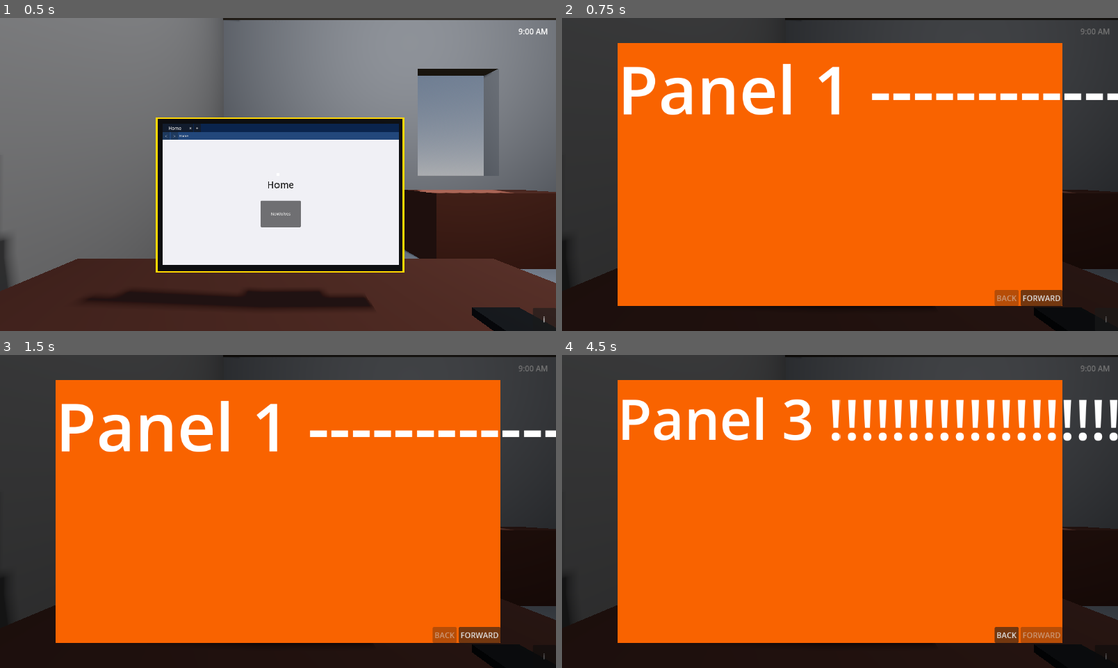
Above: before the commit, frames 1-4 (two rows, left to right).
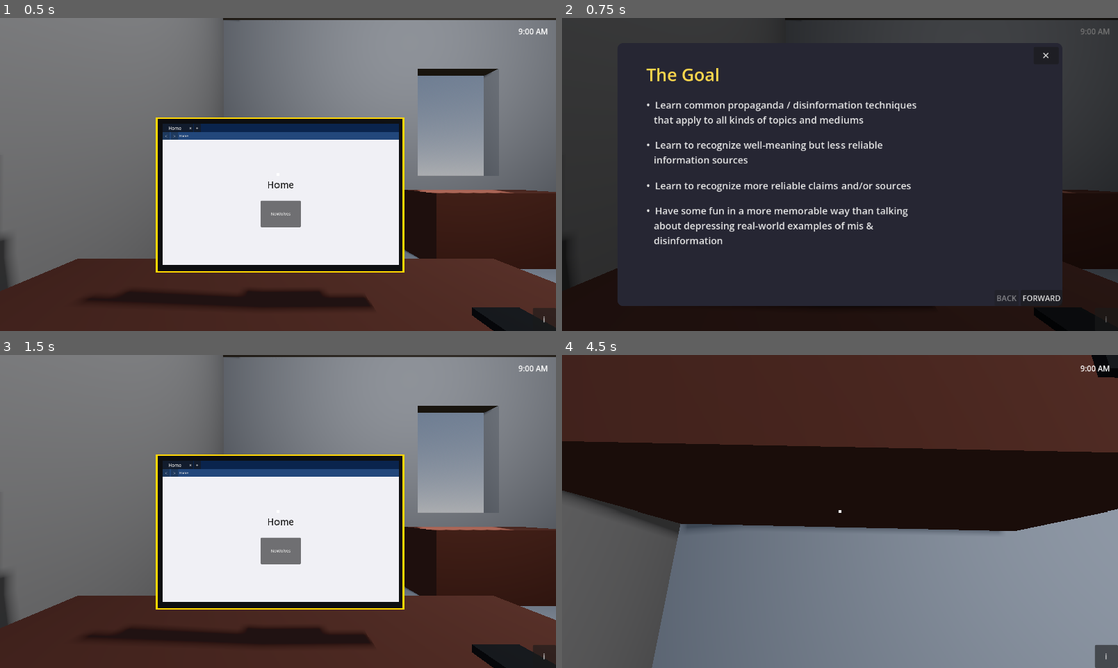
Above: after the commit, the same moments.

Repository: nickcyran/werewolf-on-campus
Game: Godot game, scene res://room/room.tscn
Same seed, same stepped clock (60 frames per second), same inputs: the game is played once before the commit and once after it.
Inputs (mouse positions are in pixels of both pictures, inside the frame that each line leads up to):
- Up to frame 1 (0.5 s): no input
- Up to frame 2 (0.75 s): click "i" at 0.5 s
- Up to frame 3 (1.5 s): click (483, 392) at 1.25 s, where only the run after the commit has a clickable "✕"
- Up to frame 4 (4.5 s): click (1040, 633) at 2 s, where only the run before the commit has a clickable "FORWARD"; click "i" at 2.75 s; click (1045, 392) at 3.5 s, where only the run after the commit has a clickable "✕"; click (1040, 633) at 4.25 s, where only the run before the commit has a clickable "FORWARD"

Frame 1 is identical in both runs. In frame 2, 67% of the frame differs, in the area x 10-100%, y 8-92%; in frame 3, 99%, in the area x 0-100%, y 0-100%; in frame 4, 98%.

Commit message:
added content to the info section

Diff:
--- a/browser/browser.tscn
+++ b/browser/browser.tscn
@@ -4,7 +4,7 @@
 [ext_resource type="PackedScene" uid="uid://cwpmhn0ngqhpn" path="res://sites/Browser_Home.tscn" id="2_vmb4q"]
 [ext_resource type="Theme" path="res://browser/browser_theme.tres" id="3_theme"]
 
-[node name="Browser" type="Control"]
+[node name="Browser" type="Control" unique_id=97724406]
 layout_mode = 3
 anchors_preset = 15
 anchor_right = 1.0
@@ -15,7 +15,7 @@
 script = ExtResource("1_vmb4q")
 home_page = ExtResource("2_vmb4q")
 
-[node name="BG" type="ColorRect" parent="."]
+[node name="BG" type="ColorRect" parent="." unique_id=1874740100]
 layout_mode = 1
 anchors_preset = 15
 anchor_right = 1.0
@@ -24,7 +24,7 @@
 grow_vertical = 2
 color = Color(0.503, 0.554, 0.579, 1)
 
-[node name="Browser Content" type="VBoxContainer" parent="."]
+[node name="Browser Content" type="VBoxContainer" parent="." unique_id=763080510]
 layout_mode = 1
 anchors_preset = 15
 anchor_right = 1.0
@@ -33,20 +33,20 @@
 grow_vertical = 2
 theme_override_constants/separation = 0
 
-[node name="TabStrip" type="Control" parent="Browser Content"]
+[node name="TabStrip" type="Control" parent="Browser Content" unique_id=507449811]
 custom_minimum_size = Vector2(0, 28)
 layout_mode = 2
 
-[node name="TabStripBG" type="ColorRect" parent="Browser Content/TabStrip"]
+[node name="TabStripBG" type="ColorRect" parent="Browser Content/TabStrip" unique_id=2044685492]
 layout_mode = 1
 anchors_preset = 15
 anchor_right = 1.0
 anchor_bottom = 1.0
 grow_horizontal = 2
 grow_vertical = 2
-color = Color(0.06, 0.15, 0.30, 1)
+color = Color(0.06, 0.15, 0.3, 1)
 
-[node name="TabsHBox" type="HBoxContainer" parent="Browser Content/TabStrip"]
+[node name="TabsHBox" type="HBoxContainer" parent="Browser Content/TabStrip" unique_id=1169295527]
 layout_mode = 1
 anchors_preset = 15
 anchor_right = 1.0
@@ -55,11 +55,11 @@
 grow_vertical = 2
 theme_override_constants/separation = 2
 
-[node name="NavBar" type="Control" parent="Browser Content"]
+[node name="NavBar" type="Control" parent="Browser Content" unique_id=252710286]
 custom_minimum_size = Vector2(0, 26)
 layout_mode = 2
 
-[node name="NavBarBG" type="ColorRect" parent="Browser Content/NavBar"]
+[node name="NavBarBG" type="ColorRect" parent="Browser Content/NavBar" unique_id=407574392]
 layout_mode = 1
 anchors_preset = 15
 anchor_right = 1.0
@@ -68,7 +68,7 @@
 grow_vertical = 2
 color = Color(0.14, 0.28, 0.48, 1)
 
-[node name="NavBarHBox" type="HBoxContainer" parent="Browser Content/NavBar"]
+[node name="NavBarHBox" type="HBoxContainer" parent="Browser Content/NavBar" unique_id=142889367]
 layout_mode = 1
 anchors_preset = 15
 anchor_right = 1.0
@@ -77,25 +77,25 @@
 grow_vertical = 2
 theme_override_constants/separation = 4
 
-[node name="BackBtn" type="Button" parent="Browser Content/NavBar/NavBarHBox"]
+[node name="BackBtn" type="Button" parent="Browser Content/NavBar/NavBarHBox" unique_id=332798419]
 custom_minimum_size = Vector2(26, 0)
 layout_mode = 2
-theme_type_variation = "NavButton"
+theme_type_variation = &"NavButton"
 text = "<"
 
-[node name="ForwardBtn" type="Button" parent="Browser Content/NavBar/NavBarHBox"]
+[node name="ForwardBtn" type="Button" parent="Browser Content/NavBar/NavBarHBox" unique_id=206801185]
 custom_minimum_size = Vector2(26, 0)
 layout_mode = 2
-theme_type_variation = "NavButton"
+theme_type_variation = &"NavButton"
 text = ">"
 
-[node name="AddressLabel" type="Label" parent="Browser Content/NavBar/NavBarHBox"]
+[node name="AddressLabel" type="Label" parent="Browser Content/NavBar/NavBarHBox" unique_id=498520388]
 layout_mode = 2
 size_flags_horizontal = 3
 theme_override_colors/font_color = Color(0.85, 0.85, 0.85, 1)
 theme_override_font_sizes/font_size = 11
 vertical_alignment = 1
 
-[node name="Site" type="Control" parent="Browser Content"]
+[node name="Site" type="Control" parent="Browser Content" unique_id=1084887329]
 layout_mode = 2
 size_flags_vertical = 3
--- a/browser/browser_theme.tres
+++ b/browser/browser_theme.tres
@@ -1,127 +1,100 @@
-[gd_resource type="Theme" load_steps=11 format=3]
+[gd_resource type="Theme" format=3 uid="uid://ds283i4swr252"]
+
+[sub_resource type="StyleBoxFlat" id="nav_disabled"]
+content_margin_left = 4.0
+content_margin_top = 2.0
+content_margin_right = 4.0
+content_margin_bottom = 2.0
+bg_color = Color(0.08, 0.15, 0.28, 1)
+corner_radius_top_left = 3
+corner_radius_top_right = 3
+corner_radius_bottom_right = 3
+corner_radius_bottom_left = 3
+
+[sub_resource type="StyleBoxFlat" id="nav_normal"]
+content_margin_left = 4.0
+content_margin_top = 2.0
+content_margin_right = 4.0
+content_margin_bottom = 2.0
+bg_color = Color(0.12, 0.25, 0.42, 1)
+corner_radius_top_left = 3
+corner_radius_top_right = 3
+corner_radius_bottom_right = 3
+corner_radius_bottom_left = 3
+
+[sub_resource type="StyleBoxFlat" id="nav_hover"]
+content_margin_left = 4.0
+content_margin_top = 2.0
+content_margin_right = 4.0
+content_margin_bottom = 2.0
+bg_color = Color(0.18, 0.35, 0.55, 1)
+corner_radius_top_left = 3
+corner_radius_top_right = 3
+corner_radius_bottom_right = 3
+corner_radius_bottom_left = 3
+
+[sub_resource type="StyleBoxFlat" id="newtab_normal"]
+content_margin_left = 4.0
+content_margin_top = 2.0
+content_margin_right = 4.0
+content_margin_bottom = 0.0
+bg_color = Color(0, 0, 0, 0)
+
+[sub_resource type="StyleBoxFlat" id="newtab_hover"]
+content_margin_left = 4.0
+content_margin_top = 2.0
+content_margin_right = 4.0
+content_margin_bottom = 0.0
+bg_color = Color(0.15, 0.3, 0.5, 1)
+corner_radius_top_left = 4
+corner_radius_top_right = 4
 
 [sub_resource type="StyleBoxFlat" id="tab_active"]
+content_margin_left = 6.0
+content_margin_top = 2.0
+content_margin_right = 2.0
+content_margin_bottom = 0.0
 bg_color = Color(0.18, 0.36, 0.58, 1)
 corner_radius_top_left = 4
 corner_radius_top_right = 4
-content_margin_left = 6.0
-content_margin_right = 2.0
-content_margin_top = 2.0
-content_margin_bottom = 0.0
-
-[sub_resource type="StyleBoxFlat" id="tab_inactive"]
-bg_color = Color(0.08, 0.18, 0.35, 1)
-corner_radius_top_left = 4
-corner_radius_top_right = 4
-content_margin_left = 6.0
-content_margin_right = 2.0
-content_margin_top = 2.0
-content_margin_bottom = 0.0
-
-[sub_resource type="StyleBoxFlat" id="tab_inactive_hover"]
-bg_color = Color(0.13, 0.27, 0.465, 1)
-corner_radius_top_left = 4
-corner_radius_top_right = 4
-content_margin_left = 6.0
-content_margin_right = 2.0
-content_margin_top = 2.0
-content_margin_bottom = 0.0
 
 [sub_resource type="StyleBoxFlat" id="close_normal"]
+content_margin_left = 2.0
+content_margin_top = 2.0
+content_margin_right = 2.0
+content_margin_bottom = 0.0
 bg_color = Color(0, 0, 0, 0)
-content_margin_left = 2.0
-content_margin_right = 2.0
-content_margin_top = 2.0
-content_margin_bottom = 0.0
 
 [sub_resource type="StyleBoxFlat" id="close_hover"]
+content_margin_left = 2.0
+content_margin_top = 2.0
+content_margin_right = 2.0
+content_margin_bottom = 0.0
 bg_color = Color(0.8, 0.2, 0.2, 0.6)
 corner_radius_top_left = 3
 corner_radius_top_right = 3
 corner_radius_bottom_right = 3
 corner_radius_bottom_left = 3
-content_margin_left = 2.0
+
+[sub_resource type="StyleBoxFlat" id="tab_inactive"]
+content_margin_left = 6.0
+content_margin_top = 2.0
 content_margin_right = 2.0
-content_margin_top = 2.0
 content_margin_bottom = 0.0
-
-[sub_resource type="StyleBoxFlat" id="nav_normal"]
-bg_color = Color(0.12, 0.25, 0.42, 1)
-corner_radius_top_left = 3
-corner_radius_top_right = 3
-corner_radius_bottom_right = 3
-corner_radius_bottom_left = 3
-content_margin_left = 4.0
-content_margin_right = 4.0
-content_margin_top = 2.0
-content_margin_bottom = 2.0
-
-[sub_resource type="StyleBoxFlat" id="nav_hover"]
-bg_color = Color(0.18, 0.35, 0.55, 1)
-corner_radius_top_left = 3
-corner_radius_top_right = 3
-corner_radius_bottom_right = 3
-corner_radius_bottom_left = 3
-content_margin_left = 4.0
-content_margin_right = 4.0
-content_margin_top = 2.0
-content_margin_bottom = 2.0
-
-[sub_resource type="StyleBoxFlat" id="nav_disabled"]
-bg_color = Color(0.08, 0.15, 0.28, 1)
-corner_radius_top_left = 3
-corner_radius_top_right = 3
-corner_radius_bottom_right = 3
-corner_radius_bottom_left = 3
-content_margin_left = 4.0
-content_margin_right = 4.0
-content_margin_top = 2.0
-content_margin_bottom = 2.0
-
-[sub_resource type="StyleBoxFlat" id="newtab_normal"]
-bg_color = Color(0, 0, 0, 0)
-content_margin_left = 4.0
-content_margin_right = 4.0
-content_margin_top = 2.0
-content_margin_bottom = 0.0
-
-[sub_resource type="StyleBoxFlat" id="newtab_hover"]
-bg_color = Color(0.15, 0.3, 0.5, 1)
+bg_color = Color(0.08, 0.18, 0.35, 1)
 corner_radius_top_left = 4
 corner_radius_top_right = 4
-content_margin_left = 4.0
-content_margin_right = 4.0
+
+[sub_resource type="StyleBoxFlat" id="tab_inactive_hover"]
+content_margin_left = 6.0
 content_margin_top = 2.0
+content_margin_right = 2.0
 content_margin_bottom = 0.0
+bg_color = Color(0.13, 0.27, 0.465, 1)
+corner_radius_top_left = 4
+corner_radius_top_right = 4
 
 [resource]
-type_variation/TabActive = "Button"
-type_variation/TabInactive = "Button"
-type_variation/TabClose = "Button"
-type_variation/NavButton = "Button"
-type_variation/NewTabButton = "Button"
-
-TabActive/colors/font_color = Color(0.9, 0.9, 0.9, 1)
-TabActive/font_sizes/font_size = 11
-TabActive/styles/focus = SubResource("tab_active")
-TabActive/styles/hover = SubResource("tab_active")
-TabActive/styles/normal = SubResource("tab_active")
-TabActive/styles/pressed = SubResource("tab_active")
-
-TabInactive/colors/font_color = Color(0.9, 0.9, 0.9, 1)
-TabInactive/font_sizes/font_size = 11
-TabInactive/styles/focus = SubResource("tab_inactive")
-TabInactive/styles/hover = SubResource("tab_inactive_hover")
-TabInactive/styles/normal = SubResource("tab_inactive")
-TabInactive/styles/pressed = SubResource("tab_inactive")
-
-TabClose/colors/font_color = Color(0.7, 0.7, 0.7, 1)
-TabClose/font_sizes/font_size = 10
-TabClose/styles/focus = SubResource("close_normal")
-TabClose/styles/hover = SubResource("close_hover")
-TabClose/styles/normal = SubResource("close_normal")
-TabClose/styles/pressed = SubResource("close_hover")
-
 NavButton/colors/font_color = Color(0.85, 0.85, 0.85, 1)
 NavButton/colors/font_disabled_color = Color(0.4, 0.4, 0.5, 1)
 NavButton/font_sizes/font_size = 12
@@ -130,10 +103,27 @@
 NavButton/styles/hover = SubResource("nav_hover")
 NavButton/styles/normal = SubResource("nav_normal")
 NavButton/styles/pressed = SubResource("nav_normal")
-
 NewTabButton/colors/font_color = Color(0.7, 0.7, 0.7, 1)
 NewTabButton/font_sizes/font_size = 14
 NewTabButton/styles/focus = SubResource("newtab_normal")
 NewTabButton/styles/hover = SubResource("newtab_hover")
 NewTabButton/styles/normal = SubResource("newtab_normal")
 NewTabButton/styles/pressed = SubResource("newtab_hover")
+TabActive/colors/font_color = Color(0.9, 0.9, 0.9, 1)
+TabActive/font_sizes/font_size = 11
+TabActive/styles/focus = SubResource("tab_active")
+TabActive/styles/hover = SubResource("tab_active")
+TabActive/styles/normal = SubResource("tab_active")
+TabActive/styles/pressed = SubResource("tab_active")
+TabClose/colors/font_color = Color(0.7, 0.7, 0.7, 1)
+TabClose/font_sizes/font_size = 10
+TabClose/styles/focus = SubResource("close_normal")
+TabClose/styles/hover = SubResource("close_hover")
+TabClose/styles/normal = SubResource("close_normal")
+TabClose/styles/pressed = SubResource("close_hover")
+TabInactive/colors/font_color = Color(0.9, 0.9, 0.9, 1)
+TabInactive/font_sizes/font_size = 11
+TabInactive/styles/focus = SubResource("tab_inactive")
+TabInactive/styles/hover = SubResource("tab_inactive_hover")
+TabInactive/styles/normal = SubResource("tab_inactive")
+TabInactive/styles/pressed = SubResource("tab_inactive")
--- a/information/info.gd
+++ b/information/info.gd
@@ -1,4 +1,7 @@
+class_name Info
 extends Control
+
+signal exit_pressed
 
 @onready var info_panels: Array[Panel] = [$Slide1, $Slide2, $Slide3]
 @onready var _back_btn: Button = $HBoxContainer/Back
@@ -31,6 +34,10 @@
 	_update_buttons()
 
 
+func _on_exit_pressed() -> void:
+	exit_pressed.emit()
+
+
 func _update_buttons() -> void:
 	_back_btn.disabled = panel_index <= 0
 	_forward_btn.disabled = panel_index >= info_panels.size() - 1
--- a/information/info.tscn
+++ b/information/info.tscn
@@ -3,7 +3,11 @@
 [ext_resource type="Script" uid="uid://bls7ilph7p54x" path="res://information/info.gd" id="1_55op0"]
 
 [sub_resource type="StyleBoxFlat" id="StyleBoxFlat_qx0fl"]
-bg_color = Color(0.97645193, 0.38864368, 7.70092e-07, 1)
+bg_color = Color(0.15, 0.15, 0.2, 1)
+corner_radius_top_left = 12
+corner_radius_top_right = 12
+corner_radius_bottom_right = 12
+corner_radius_bottom_left = 12
 
 [node name="Info" type="Control" unique_id=1447644326]
 layout_mode = 3
@@ -22,17 +26,60 @@
 grow_horizontal = 2
 grow_vertical = 2
 theme_override_styles/panel = SubResource("StyleBoxFlat_qx0fl")
-metadata/_edit_use_anchors_ = true
-
-[node name="Label" type="Label" parent="Slide1" unique_id=1886444922]
-layout_mode = 1
-anchors_preset = -1
-anchor_right = 0.637
-anchor_bottom = 0.551
-offset_right = 0.17596436
-offset_bottom = -0.04800415
-theme_override_font_sizes/font_size = 138
-text = "Panel 1 ------------"
+
+[node name="Margin" type="MarginContainer" parent="Slide1"]
+layout_mode = 1
+anchors_preset = 15
+anchor_right = 1.0
+anchor_bottom = 1.0
+grow_horizontal = 2
+grow_vertical = 2
+theme_override_constants/margin_left = 60
+theme_override_constants/margin_top = 40
+theme_override_constants/margin_right = 60
+theme_override_constants/margin_bottom = 60
+
+[node name="VBox" type="VBoxContainer" parent="Slide1/Margin"]
+layout_mode = 2
+theme_override_constants/separation = 24
+
+[node name="Title" type="Label" parent="Slide1/Margin/VBox"]
+layout_mode = 2
+theme_override_colors/font_color = Color(1, 0.85, 0.3, 1)
+theme_override_font_sizes/font_size = 36
+text = "The Goal"
+
+[node name="Bullet1" type="Label" parent="Slide1/Margin/VBox"]
+layout_mode = 2
+theme_override_colors/font_color = Color(0.9, 0.9, 0.9, 1)
+theme_override_font_sizes/font_size = 20
+text = "•  Learn common propaganda / disinformation techniques
+   that apply to all kinds of topics and mediums"
+autowrap_mode = 3
+
+[node name="Bullet2" type="Label" parent="Slide1/Margin/VBox"]
+layout_mode = 2
+theme_override_colors/font_color = Color(0.9, 0.9, 0.9, 1)
+theme_override_font_sizes/font_size = 20
+text = "•  Learn to recognize well-meaning but less reliable
+   information sources"
+autowrap_mode = 3
+
+[node name="Bullet3" type="Label" parent="Slide1/Margin/VBox"]
+layout_mode = 2
+theme_override_colors/font_color = Color(0.9, 0.9, 0.9, 1)
+theme_override_font_sizes/font_size = 20
+text = "•  Learn to recognize more reliable claims and/or sources"
+autowrap_mode = 3
+
+[node name="Bullet4" type="Label" parent="Slide1/Margin/VBox"]
+layout_mode = 2
+theme_override_colors/font_color = Color(0.9, 0.9, 0.9, 1)
+theme_override_font_sizes/font_size = 20
+text = "•  Have some fun in a more memorable way than talking
+   about depressing real-world examples of mis &
+   disinformation"
+autowrap_mode = 3
 
 [node name="Slide2" type="Panel" parent="." unique_id=1338644102]
 visible = false
@@ -43,14 +90,76 @@
 grow_horizontal = 2
 grow_vertical = 2
 theme_override_styles/panel = SubResource("StyleBoxFlat_qx0fl")
-metadata/_edit_use_anchors_ = true
-
-[node name="Label" type="Label" parent="Slide2" unique_id=2112784851]
-layout_mode = 0
-offset_right = 40.0
-offset_bottom = 23.0
-theme_override_font_sizes/font_size = 79
-text = "Panel 2 ================="
+
+[node name="Margin" type="MarginContainer" parent="Slide2"]
+layout_mode = 1
+anchors_preset = 15
+anchor_right = 1.0
+anchor_bottom = 1.0
+grow_horizontal = 2
+grow_vertical = 2
+theme_override_constants/margin_left = 60
+theme_override_constants/margin_top = 40
+theme_override_constants/margin_right = 60
+theme_override_constants/margin_bottom = 60
+
+[node name="VBox" type="VBoxContainer" parent="Slide2/Margin"]
+layout_mode = 2
+theme_override_constants/separation = 20
+
+[node name="Title" type="Label" parent="Slide2/Margin/VBox"]
+layout_mode = 2
+theme_override_colors/font_color = Color(1, 0.85, 0.3, 1)
+theme_override_font_sizes/font_size = 36
+text = "The Game Scenario"
+
+[node name="Bullet1" type="Label" parent="Slide2/Margin/VBox"]
+layout_mode = 2
+theme_override_colors/font_color = Color(0.9, 0.9, 0.9, 1)
+theme_override_font_sizes/font_size = 20
+text = "•  Reports of a werewolf on campus"
+autowrap_mode = 3
+
+[node name="Bullet2" type="Label" parent="Slide2/Margin/VBox"]
+layout_mode = 2
+theme_override_colors/font_color = Color(0.9, 0.9, 0.9, 1)
+theme_override_font_sizes/font_size = 20
+text = "•  Werewolves are real and eat people"
+autowrap_mode = 3
+
+[node name="Sub2" type="Label" parent="Slide2/Margin/VBox"]
+layout_mode = 2
+theme_override_colors/font_color = Color(0.7, 0.7, 0.75, 1)
+theme_override_font_sizes/font_size = 18
+text = "      They are human-looking most of the time &
+      can turn into wolf monsters
+      — that part is not disputed within the game"
+autowrap_mode = 3
+
+[node name="Bullet3" type="Label" parent="Slide2/Margin/VBox"]
+layout_mode = 2
+theme_override_colors/font_color = Color(0.9, 0.9, 0.9, 1)
+theme_override_font_sizes/font_size = 20
+text = "•  Lots of conflicting information going around:"
+autowrap_mode = 3
+
+[node name="Sub3" type="Label" parent="Slide2/Margin/VBox"]
+layout_mode = 2
+theme_override_colors/font_color = Color(0.7, 0.7, 0.75, 1)
+theme_override_font_sizes/font_size = 18
+text = "      Is there really a monster?
+      How do you recognize one? What are the signs?
+      How can you protect yourself?"
+autowrap_mode = 3
+
+[node name="Bullet4" type="Label" parent="Slide2/Margin/VBox"]
+layout_mode = 2
+theme_override_colors/font_color = Color(0.9, 0.9, 0.9, 1)
+theme_override_font_sizes/font_size = 20
+text = "•  Use your knowledge and skills in real-world
+   information evaluation to determine what is
+   \"true\" in the game"
+autowrap_mode = 3
 
 [node name="Slide3" type="Panel" parent="." unique_id=415320945]
 visible = false
@@ -61,14 +170,88 @@
 grow_horizontal = 2
 grow_vertical = 2
 theme_override_styles/panel = SubResource("StyleBoxFlat_qx0fl")
-metadata/_edit_use_anchors_ = true
-
-[node name="Label" type="Label" parent="Slide3" unique_id=76137827]
-layout_mode = 0
-offset_right = 40.0
-offset_bottom = 23.0
-theme_override_font_sizes/font_size = 116
-text = "Panel 3 !!!!!!!!!!!!!!!!!!!"
+
+[node name="Margin" type="MarginContainer" parent="Slide3"]
+layout_mode = 1
+anchors_preset = 15
+anchor_right = 1.0
+anchor_bottom = 1.0
+grow_horizontal = 2
+grow_vertical = 2
+theme_override_constants/margin_left = 60
+theme_override_constants/margin_top = 40
+theme_override_constants/margin_right = 60
+theme_override_constants/margin_bottom = 60
+
+[node name="VBox" type="VBoxContainer" parent="Slide3/Margin"]
+layout_mode = 2
+theme_override_constants/separation = 20
+
+[node name="Title" type="Label" parent="Slide3/Margin/VBox"]
+layout_mode = 2
+theme_override_colors/font_color = Color(1, 0.85, 0.3, 1)
+theme_override_font_sizes/font_size = 36
+text = "The Process"
+
+[node name="Bullet1" type="Label" parent="Slide3/Margin/VBox"]
+layout_mode = 2
+theme_override_colors/font_color = Color(0.9, 0.9, 0.9, 1)
+theme_override_font_sizes/font_size = 20
+text = "•  Read through the documents in the packet"
+autowrap_mode = 3
+
+[node name="Sub1" type="Label" parent="Slide3/Margin/VBox"]
+layout_mode = 2
+theme_override_colors/font_color = Color(0.7, 0.7, 0.75, 1)
+theme_override_font_sizes/font_size = 18
+text = "      Imagine them all as online sources / graphics
+      Evaluate which ones are more reliable and which
+      may be less trustworthy"
+autowrap_mode = 3
+
+[node name="Bullet2" type="Label" parent="Slide3/Margin/VBox"]
+layout_mode = 2
+theme_override_colors/font_color = Color(0.9, 0.9, 0.9, 1)
+theme_override_font_sizes/font_size = 20
+text = "•  Some info is accurate, some is mis/disinformation"
+autowrap_mode = 3
+
+[node name="Sub2" type="Label" parent="Slide3/Margin/VBox"]
+layout_mode = 2
+theme_override_colors/font_color = Color(0.7, 0.7, 0.75, 1)
+theme_override_font_sizes/font_size = 18
+text = "      You must determine which is which based on your
+      knowledge of online misinformation"
+autowrap_mode = 3
+
+[node name="Bullet3" type="Label" parent="Slide3/Margin/VBox"]
+layout_mode = 2
+theme_override_colors/font_color = Color(0.9, 0.9, 0.9, 1)
+theme_override_font_sizes/font_size = 20
+text = "•  Once you're ready, you can use the optional QR code
+   to check your answers:"
+autowrap_mode = 3
+
+[node name="Sub3" type="Label" parent="Slide3/Margin/VBox"]
+layout_mode = 2
+theme_override_colors/font_color = Color(0.7, 0.7, 0.75, 1)
+theme_override_font_sizes/font_size = 18
+text = "      Is there a werewolf on campus?
+      How would you identify one?"
+autowrap_mode = 3
+
+[node name="Exit" type="Button" parent="."]
+layout_mode = 1
+anchors_preset = 1
+anchor_left = 1.0
+anchor_right = 1.0
+offset_left = -60.0
+offset_top = 8.0
+offset_right = -8.0
+offset_bottom = 40.0
+grow_horizontal = 0
+text = "✕"
+theme_override_font_sizes/font_size = 20
 
 [node name="HBoxContainer" type="HBoxContainer" parent="." unique_id=1382681547]
 layout_mode = 1
@@ -89,5 +272,6 @@
 layout_mode = 2
 text = "FORWARD"
 
+[connection signal="pressed" from="Exit" to="." method="_on_exit_pressed"]
 [connection signal="pressed" from="HBoxContainer/Back" to="." method="_on_back_pressed"]
 [connection signal="pressed" from="HBoxContainer/Forward" to="." method="_on_forward_pressed"]
--- a/player/player.gd
+++ b/player/player.gd
@@ -12,6 +12,7 @@
 @onready var _time_label: Label = %TimeLabel
 @onready var _info_btn: Button = %InfoButton
 @onready var _info_overlay: Control = %InfoOverlay
+@onready var _info_panel: Info = %InfoOverlay.get_node("InfoPanel")
 
 var _hovered_interactable: Interactable
 var _base_yaw: float
@@ -29,6 +30,7 @@
 	GameManager.state_changed.connect(_on_game_state_changed)
 	DayClock.time_changed.connect(func(t: String): _time_label.text = t)
 	_info_btn.pressed.connect(_toggle_info)
+	_info_panel.exit_pressed.connect(_toggle_info)
 	_info_overlay.visible = false
 
 
